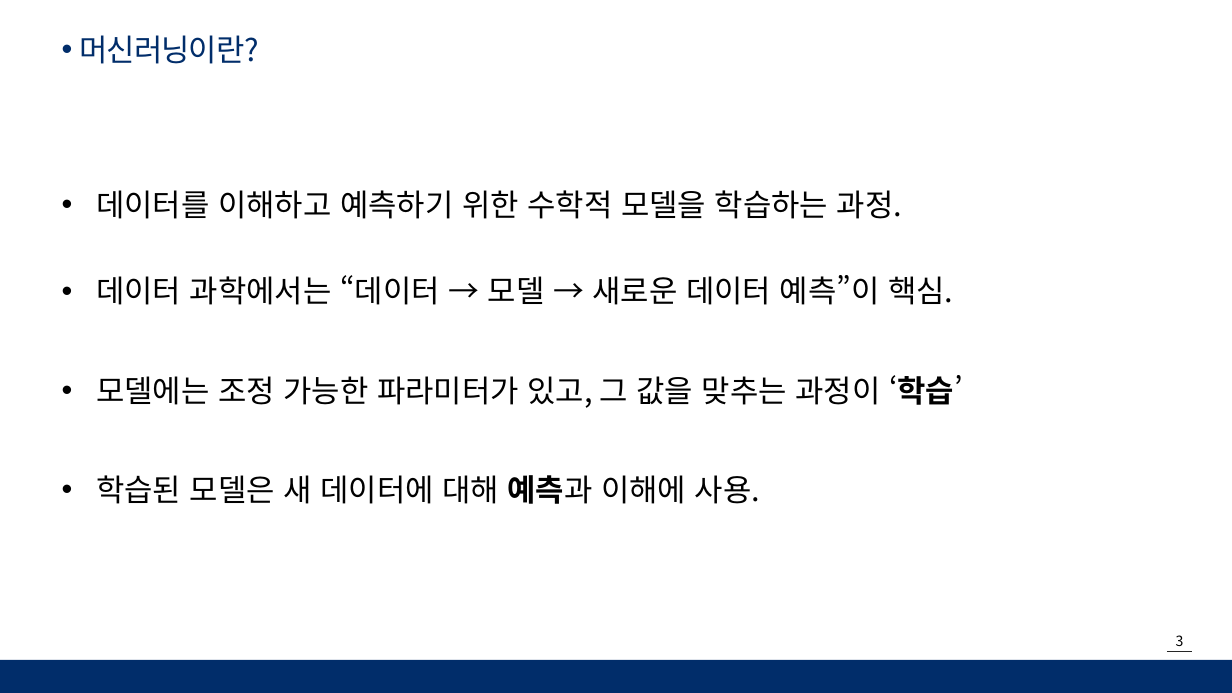
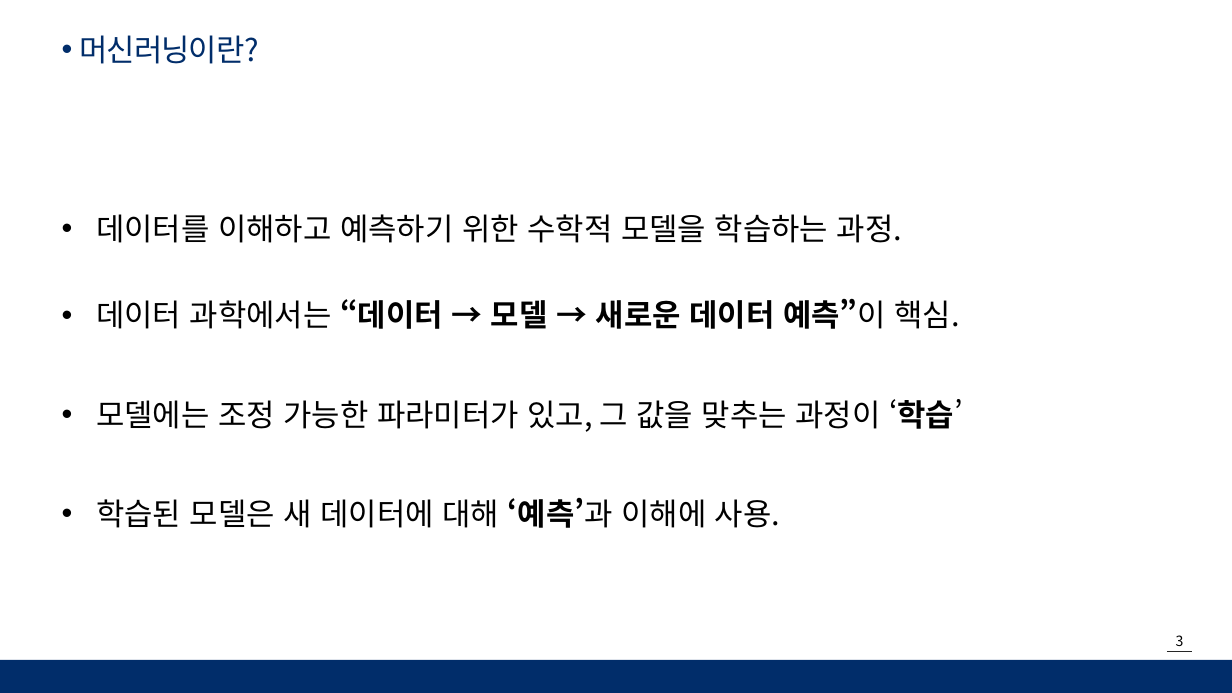
Before and after one commit to moonjanghyun/numpy, a slide deck: slide 3 of 머신러닝 _ MJH.pptx. Drawn at 1232x693 pixels with LibreOffice and Linux fonts; fonts in the diff are those of the drawing; background and template pictures are left out. Boxes give left, top, right and bottom in pixels: in the first picture for what was removed or moved away, otherwise in the second. Text is boxed around its words. In the diff, an @@ line names an element or a change of style, - is before the commit and + after.

```diff
--- a/머신러닝 _ MJH.pptx
+++ b/머신러닝 _ MJH.pptx
@@ text "데이터를 이해하고 예측하기 위한 수학적 ...": place and size @@
-text "데이터를 이해하고 예측하기 위한 수학적 ..." at [96,190,963,504]
+text "데이터를 이해하고 예측하기 위한 수학적 ..." at [96,214,963,528]
@@ text at [96,298,959,329]: bold on in "“데이터 → 모델 → 새로운 데이터 예측”이" @@
@@ text at [96,498,780,528]: text changed @@
-• 학습된 모델은 새 데이터에 대해 예측과 이해에 사용.
+• 학습된 모델은 새 데이터에 대해 ‘예측’과 이해에 사용.
```
Also in this commit, not shown: 6 other slides changed, 14 slides added.
